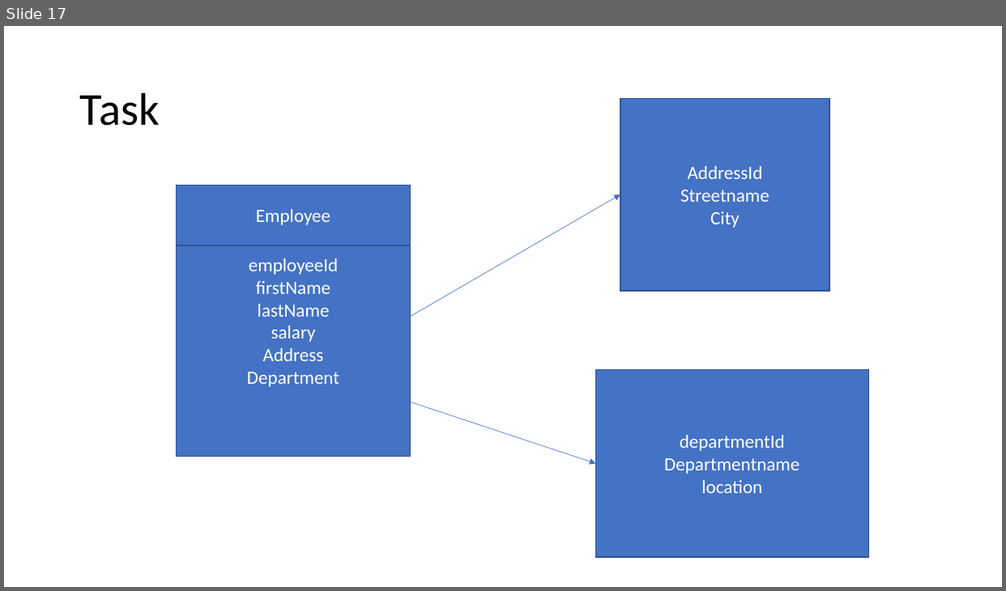
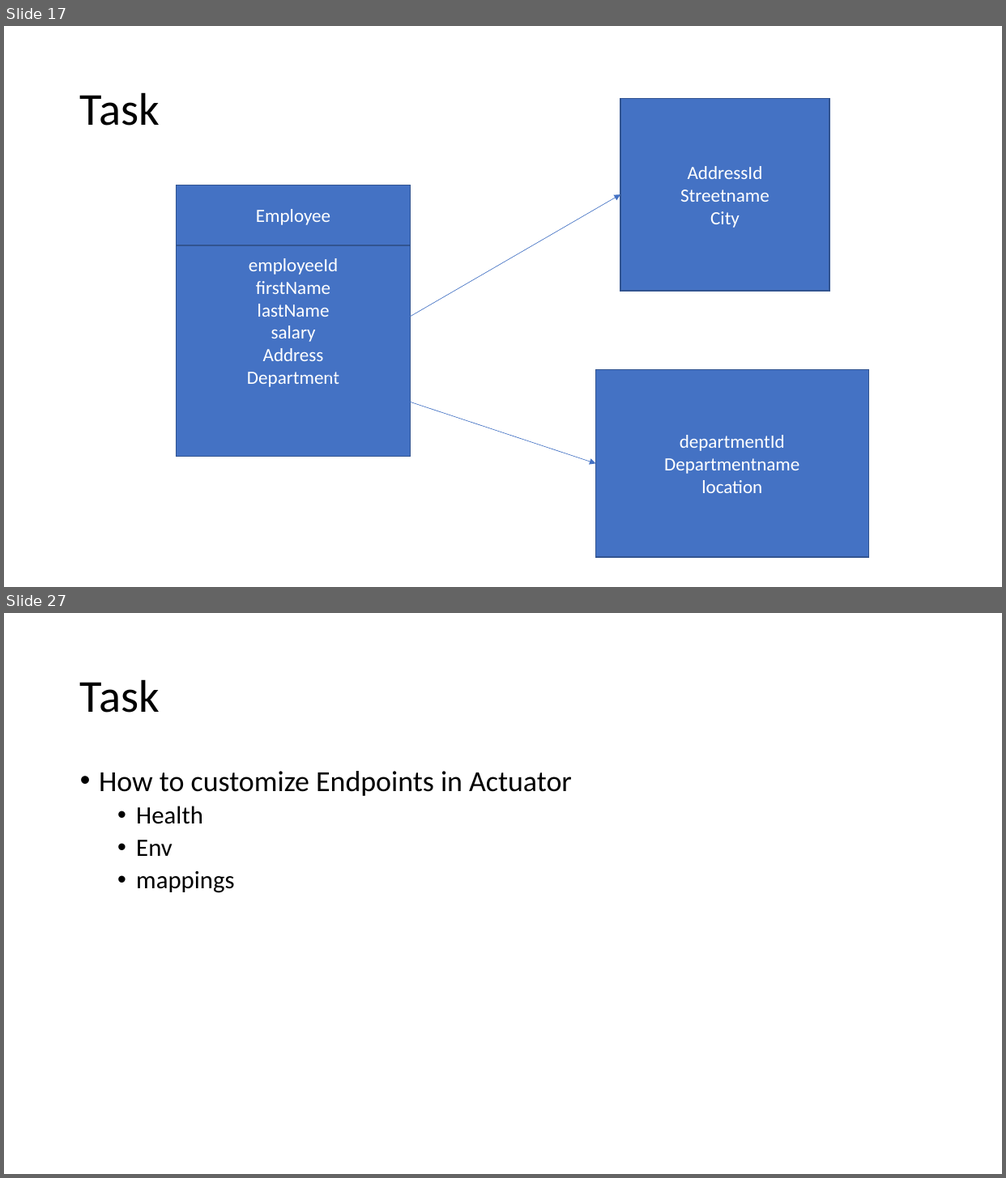
Before and after one commit to priyangm/pod_trg, a slide deck: FinishingSchool-June.pptx. Shown one above the other, each under a label of ours: slide 17 before the commit, slides 17 and 27 after it; the slides between them are not shown. The pictures are 1006x591 and 1006x1178 pixels, drawn with LibreOffice and Linux fonts; fonts in the diff are those of the drawing. Boxes give left, top, right and bottom in pixels: in the first picture for what was removed or moved away, otherwise in the second. Text is boxed around its words. In the diff, an @@ line names an element or a change of style, - is before the commit and + after.

```diff
--- a/FinishingSchool-June.pptx
+++ b/FinishingSchool-June.pptx
@@ slide 27 added at [4, 613, 1002, 1174], background #FFFFFF @@
@@ title added at [80, 679, 160, 713], 44 pt, text #000000 @@
+Task
@@ text added at [99, 771, 572, 893], 28 pt, text #000000 @@
+• How to customize Endpoints in Actuator
+  • Health
+  • Env
+  • mappings
```
Also in this commit, not shown: 2 slides changed, 8 other slides added, 1 other file.
